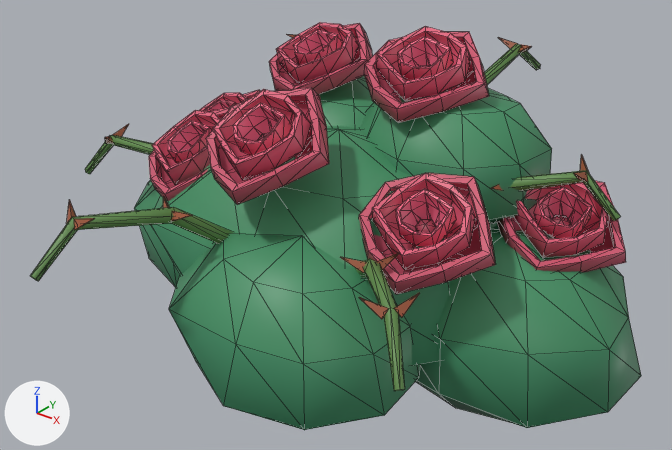
Two versions of the glTF model godot/art/models/flora/rose_pink.glb, one commit apart.
The view is the same before and after, from a camera (50 mm lens) standing at (17.4, -21.9, 19.8) and looking at (0.4, -0.7, 6.6). The axes (+X, +Y, +Z) are drawn at lower left. The lights are the same throughout. The first picture is the older version. Mesh edges are drawn as thin lines.

Objects in the first picture: 'body_nl', 'petal_rose_nl', 'stem'.
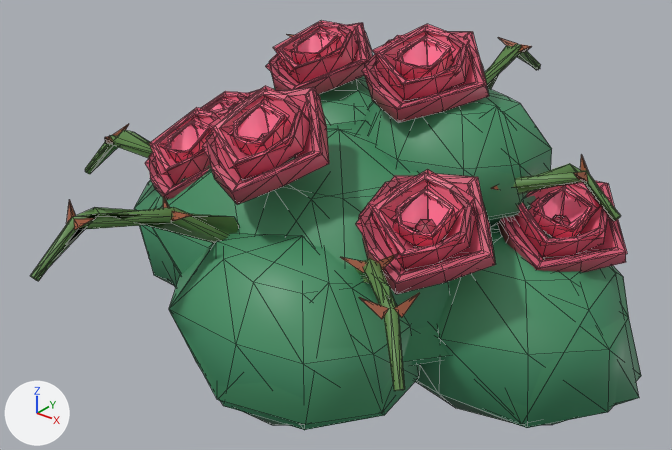
Boxes [x1, y1, x2, y2] around the edits, measured in the pictures (672 x 450 px):
'body__far', added: after [33, 20, 639, 426]

Diff of the bpy script that builds the scene:
```diff
--- a/godot/art/models/flora/rose_pink.glb.py
+++ b/godot/art/models/flora/rose_pink.glb.py
@@ me_body__far @@
+me_body__far.from_pydata(...)  # 952 vertices, 957 faces; spans x -9.8..10.3, y -10.1..9.4, z 1.8..12.6
+me_body__far.materials.append(mat_defaultmaterial)
@@ ob_body__far @@
+ob_body__far = bpy.data.objects.new('body__far', me_body__far)
+ob_body__far.location = (0.0, 0.0, 0.0)
```
